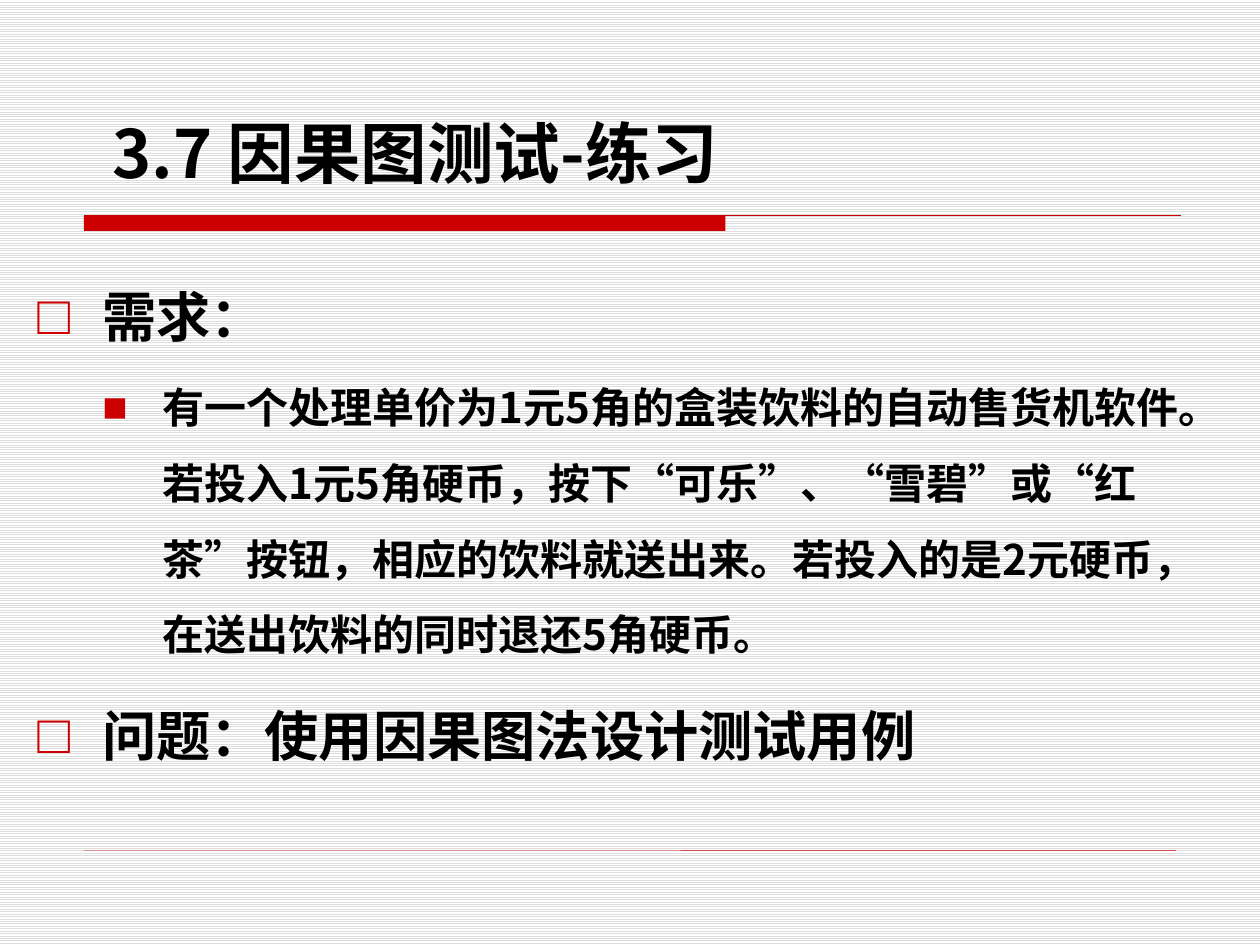
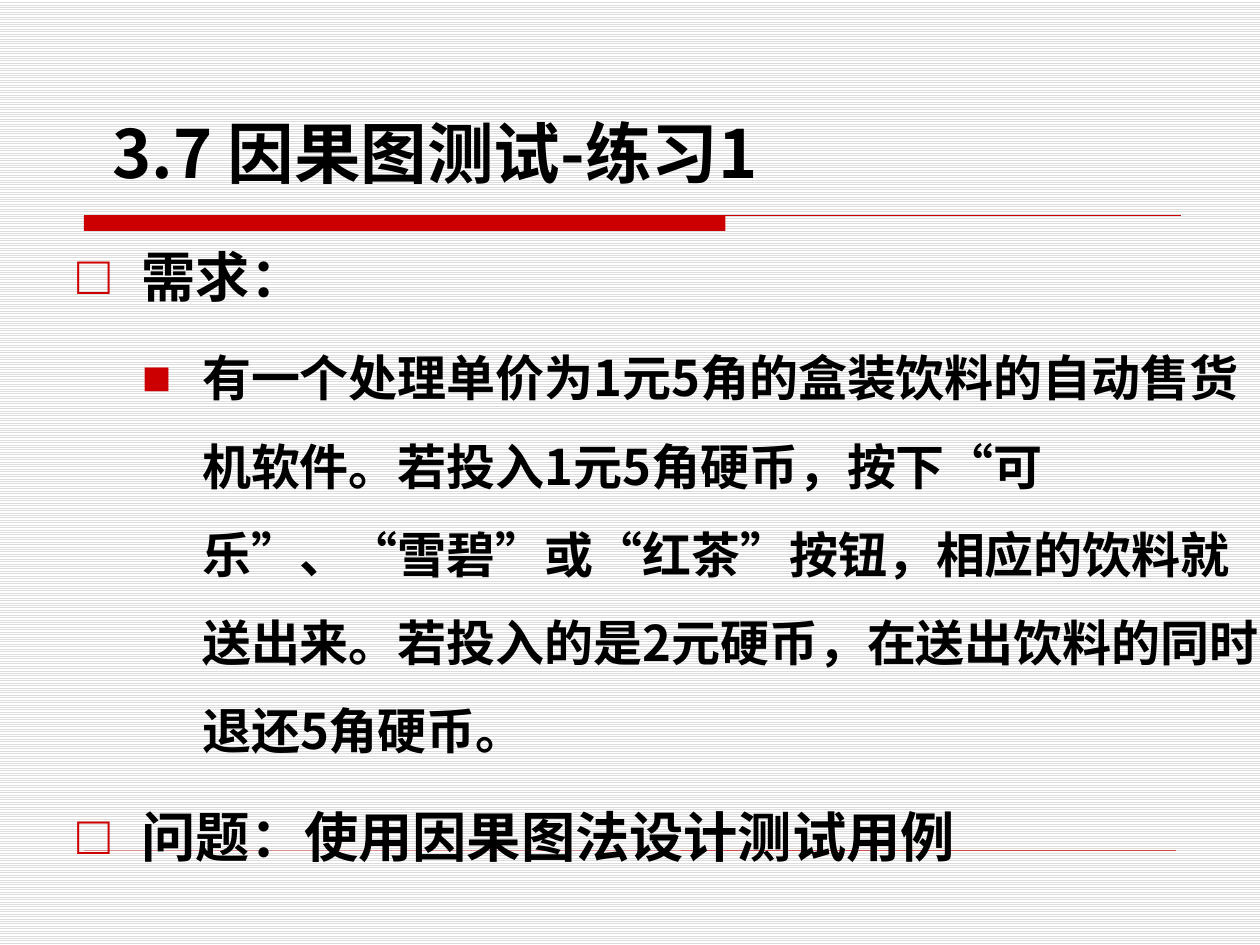
Before and after one commit to edu2act/course-foundation-software-tesing, a slide deck: slide 16 of PPT/第二部分 软件测试技术/3.8 黑盒测试技术 -因果图 .pptx (slide 20 before the commit). Drawn at 1260x945 pixels with LibreOffice and Linux fonts; fonts in the diff are those of the drawing. Boxes give left, top, right and bottom in pixels: in the first picture for what was removed or moved away, otherwise in the second. Text is boxed around its words. In the diff, an @@ line names an element or a change of style, - is before the commit and + after.

Commit message:
黑盒测试总结

```diff
--- a/PPT/第二部分 软件测试技术/3.8 黑盒测试技术 -因果图 .pptx
+++ b/PPT/第二部分 软件测试技术/3.8 黑盒测试技术 -因果图 .pptx
@@ text at bbox=[112, 121, 758, 184]: text changed @@
-3.7 因果图测试-练习
+3.7 因果图测试-练习1
@@ text "需求：": place and size @@
-text "需求：" at bbox=[102, 291, 1220, 761]
+text "需求：" at bbox=[142, 251, 1258, 862]
@@ text at bbox=[202, 354, 1258, 754]: size 24 to 28 pt in "有一个处理单价为1元5角的盒装饮料的自动售货机软件。若投入1元5角硬币，按下“可乐”、“雪碧”或“红茶”按钮，相应的饮料 ..." @@
```
Also in this commit, not shown: 9 other slides changed, 13 slides added, 12 slides removed, 7 other files.
